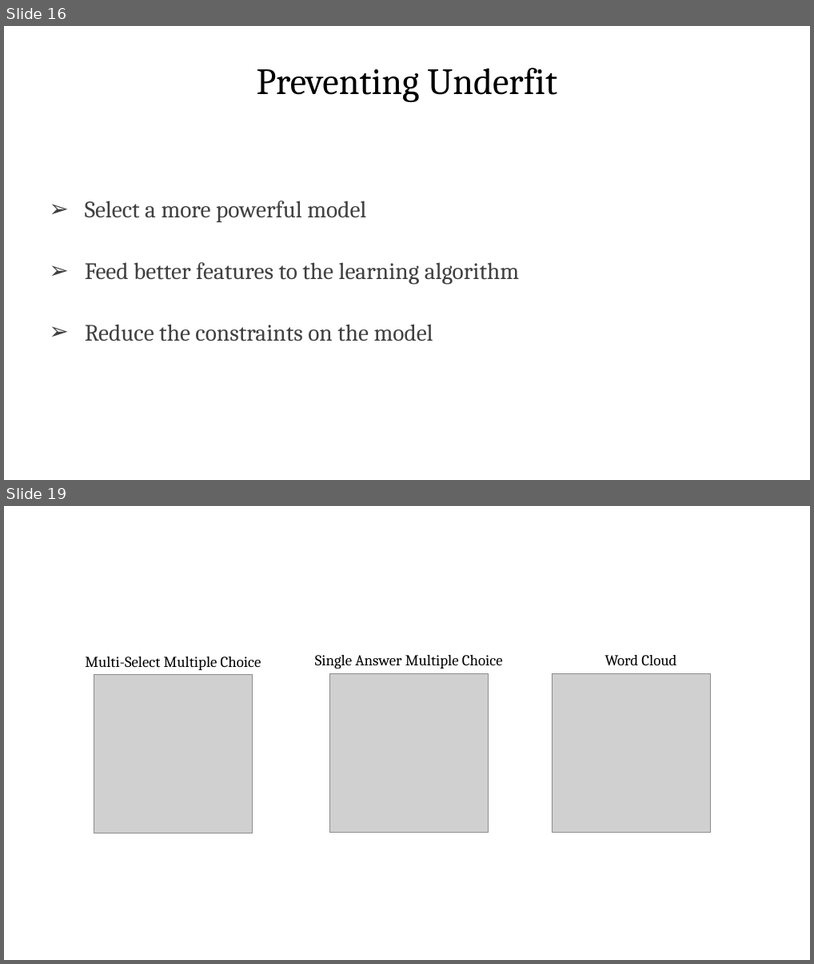
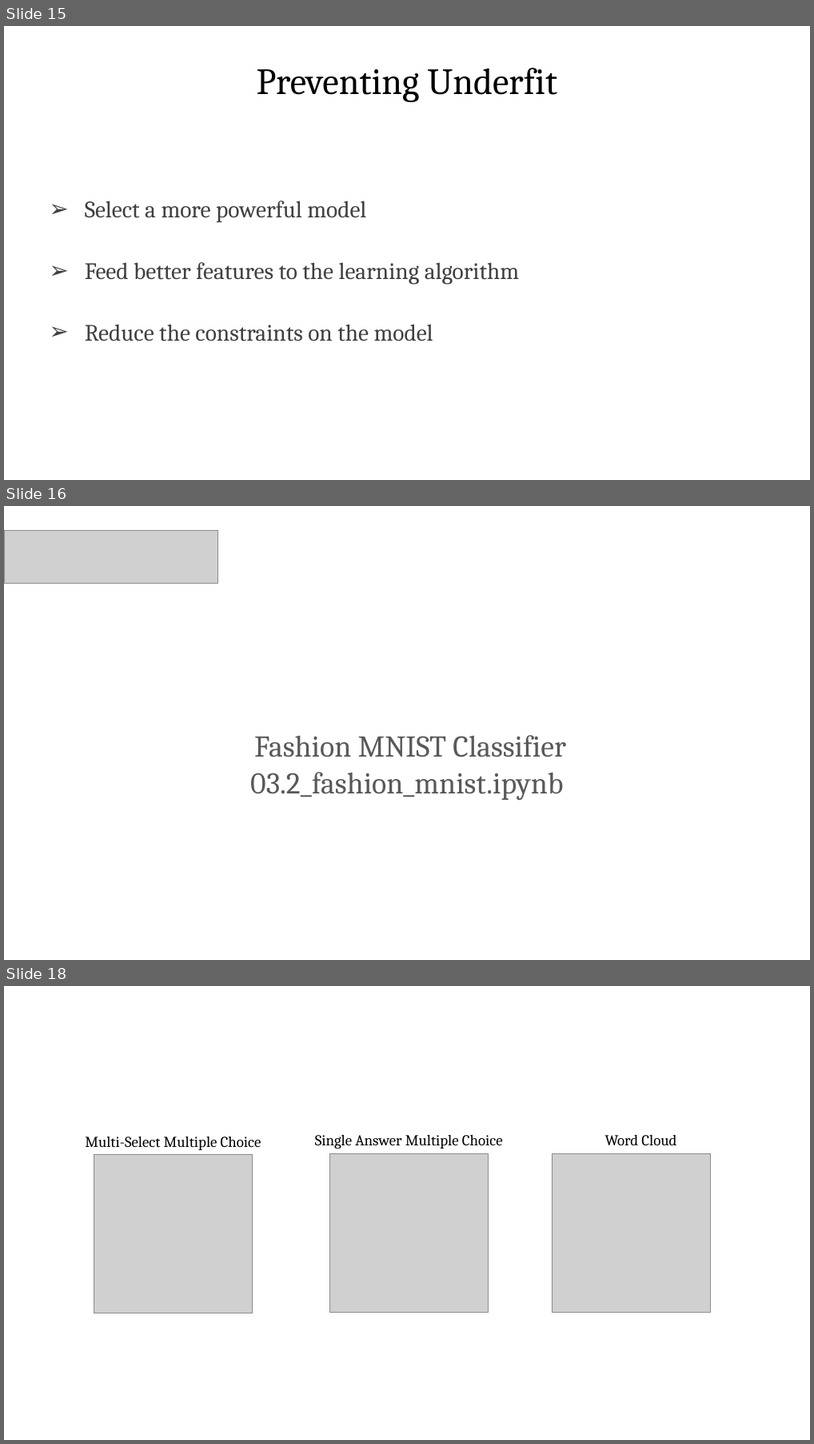
Before and after one commit to PracticumAI/cnn, a slide deck: presentations/03_data_augmentation.pptx. Shown one above the other, each under a label of ours: slides 16 and 19 before the commit, slides 15, 16 and 18 after it; the slides between them are not shown. The pictures are 814x964 and 814x1444 pixels, drawn with LibreOffice and Linux fonts; fonts in the diff are those of the drawing; grey boxes stand for pictures. Boxes give left, top, right and bottom in pixels: in the first picture for what was removed or moved away, otherwise in the second. Text is boxed around its words. In the diff, an @@ line names an element or a change of style, - is before the commit and + after.

```diff
--- a/presentations/03_data_augmentation.pptx
+++ b/presentations/03_data_augmentation.pptx
@@ slide 16 added at (4,506,810,960), background #FFFFFF @@
@@ picture added at (4,530,218,584) @@
@@ text added at (250,735,566,800), 36 pt, text #595959 @@
+Fashion MNIST Classifier
+03.2_fashion_mnist.ipynb
@@ what was slide 16 is now slide 15 @@
@@ what was slide 19 is now slide 18 @@
```
Also in this commit, not shown: 1 slide changed, 2 slides removed, 2 other files.
